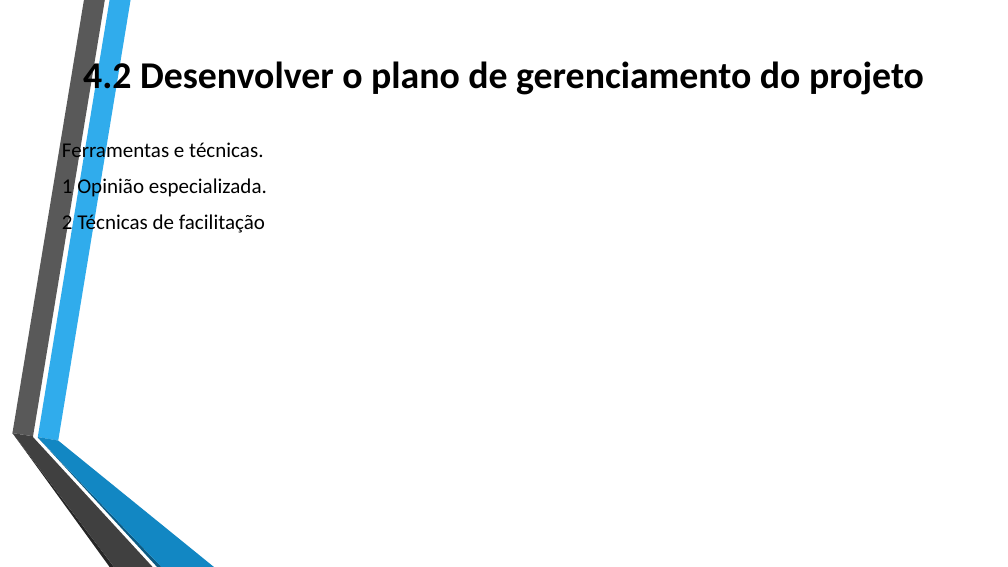
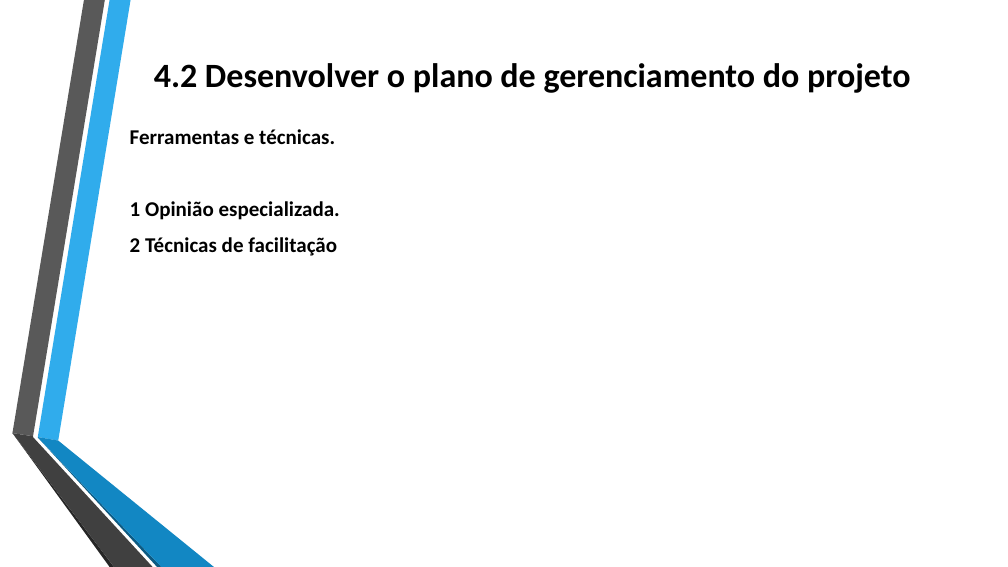
Before and after one commit to jharbes/ADMINISTRACAO-DE-REDES, a slide deck: slide 23 of RELATORIO PROVA P2/relatorio-pmbok-capitulo4-jharbes.pptx. Drawn at 1008x567 pixels with LibreOffice and Linux fonts; fonts in the diff are those of the drawing. Boxes give left, top, right and bottom in pixels: in the first picture for what was removed or moved away, otherwise in the second. Text is boxed around its words. In the diff, an @@ line names an element or a change of style, - is before the commit and + after.

```diff
--- a/RELATORIO PROVA P2/relatorio-pmbok-capitulo4-jharbes.pptx
+++ b/RELATORIO PROVA P2/relatorio-pmbok-capitulo4-jharbes.pptx
@@ title "4.2 Desenvolver o plano de ...": place and size @@
-title "4.2 Desenvolver o plano de ..." at (83,57,924,98)
+title "4.2 Desenvolver o plano de ..." at (154,63,910,93)
@@ title "4.2 Desenvolver o plano de ..." at (154,63,910,93): size 36 to 32.4 pt @@
@@ text "Ferramentas e técnicas.": place and size @@
-text "Ferramentas e técnicas." at (62,140,267,235)
+text "Ferramentas e técnicas." at (130,129,340,256)
@@ text "Ferramentas e técnicas." at (130,129,340,256): bold on @@
```
Also in this commit, not shown: 8 other slides changed.
